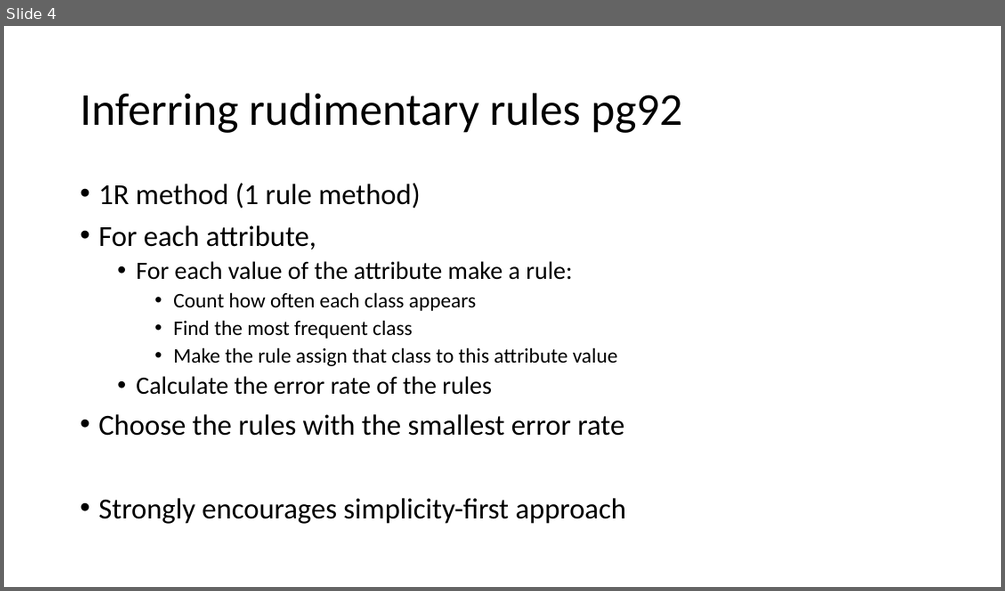
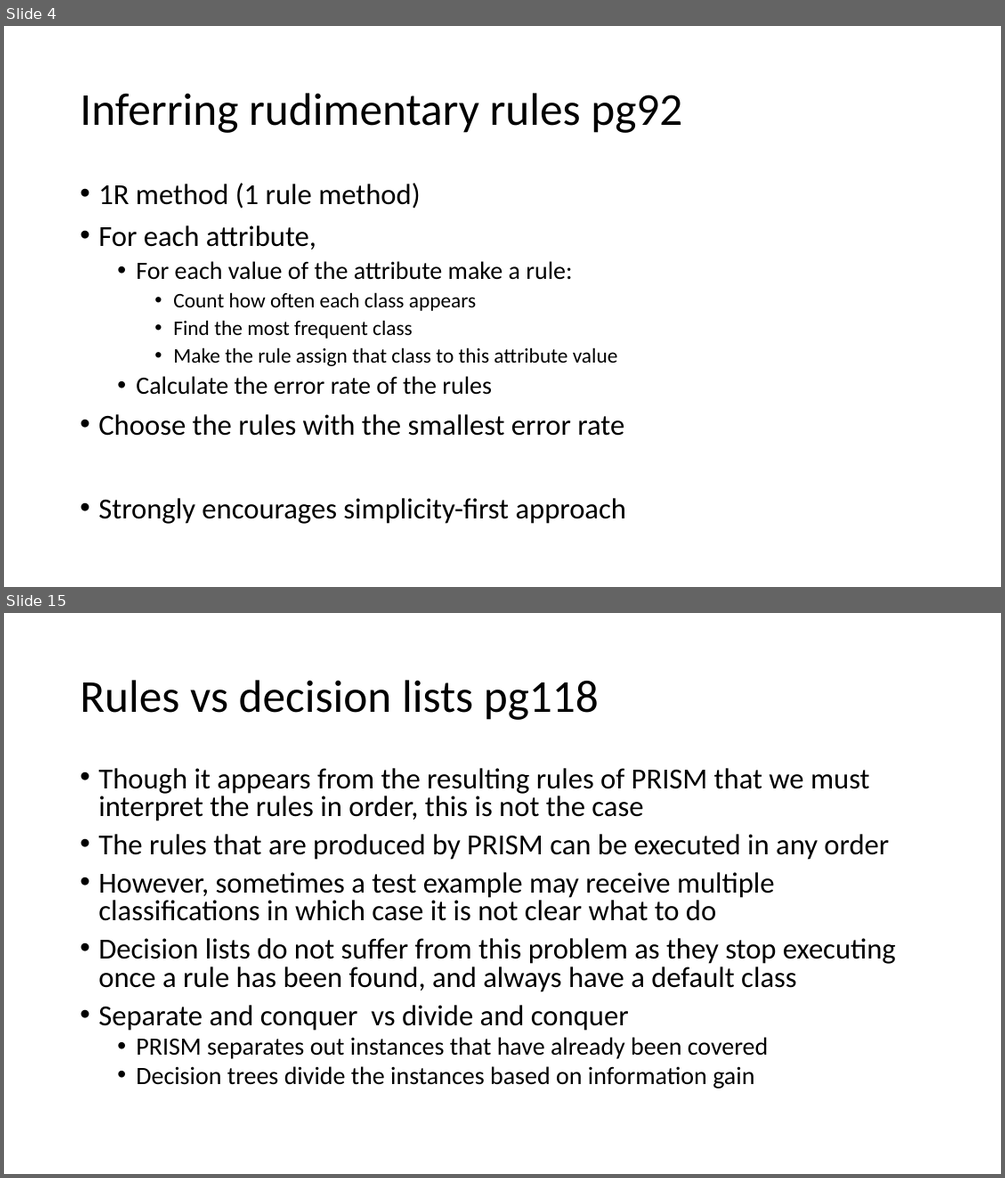
Before and after one commit to russellu/cs405, a slide deck: Lecture_Algorithms.pptx. Shown one above the other, each under a label of ours: slide 4 before the commit, slides 4 and 15 after it; the slides between them are not shown. The pictures are 1005x591 and 1005x1178 pixels, drawn with LibreOffice and Linux fonts; fonts in the diff are those of the drawing. Boxes give left, top, right and bottom in pixels: in the first picture for what was removed or moved away, otherwise in the second. Text is boxed around its words. In the diff, an @@ line names an element or a change of style, - is before the commit and + after.

```diff
--- a/Lecture_Algorithms.pptx
+++ b/Lecture_Algorithms.pptx
@@ slide 15 added at <box>4,613,1001,1174</box>, background #FFFFFF @@
@@ title added at <box>80,680,599,720</box>, 44 pt, text #000000 @@
+Rules vs decision lists pg118
@@ text added at <box>98,768,896,1088</box>, 28 pt, text #000000 @@
+• Though it appears from the resulting rules of PRISM that we must interpret the rules in order, this is not the case
+• The rules that are produced by PRISM can be executed in any order
+• However, sometimes a test example may receive multiple classifications in which case it is not clear what to do
+• Decision lists do not suffer from this problem as they stop executing once a rule has been found, and always have a default class
+• Separate and conquer vs divide and conquer
+  • PRISM separates out instances that have already been covered
+  • Decision trees divide the instances based on information gain
```
Also in this commit, not shown: 1 slide changed, 32 other slides added.
